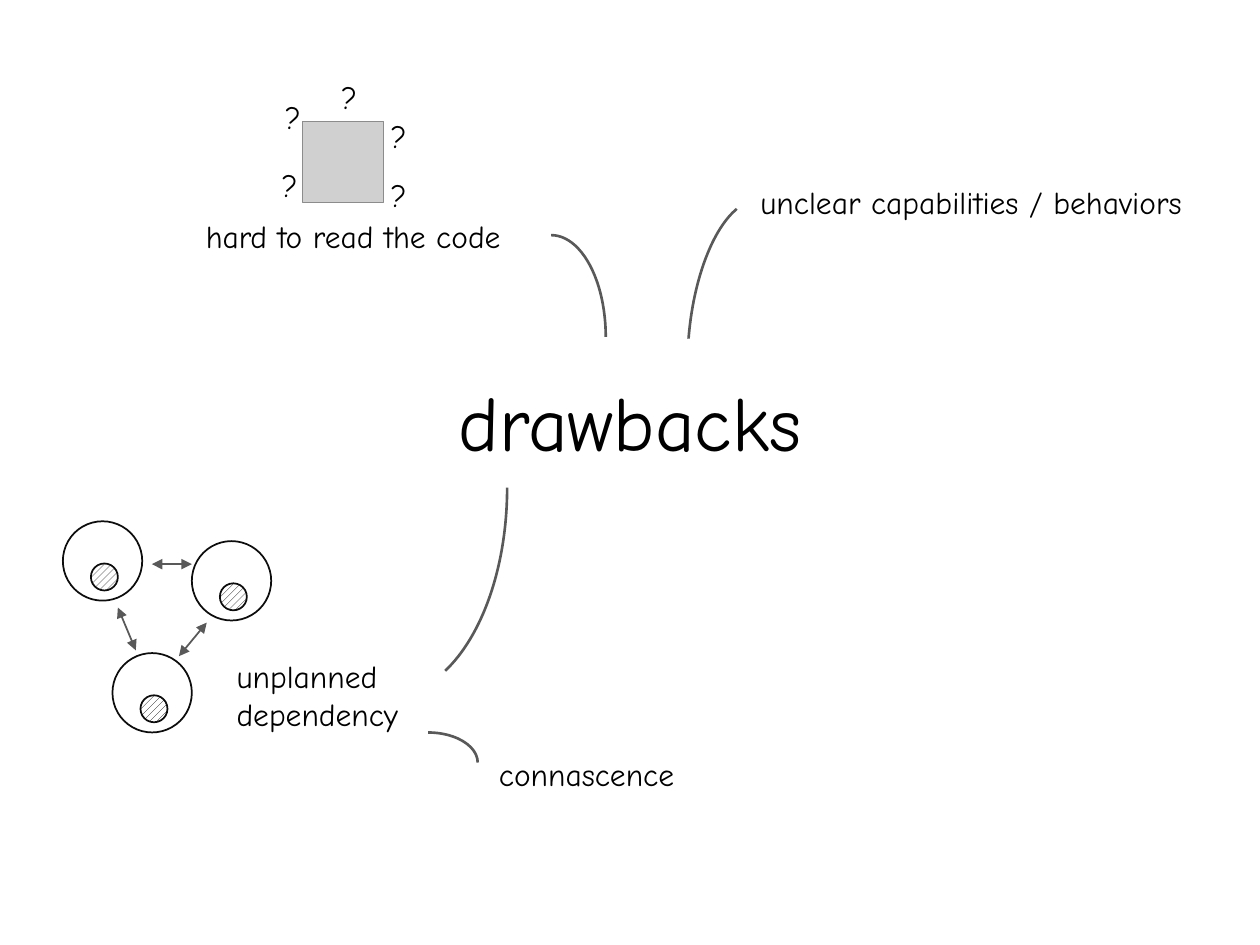
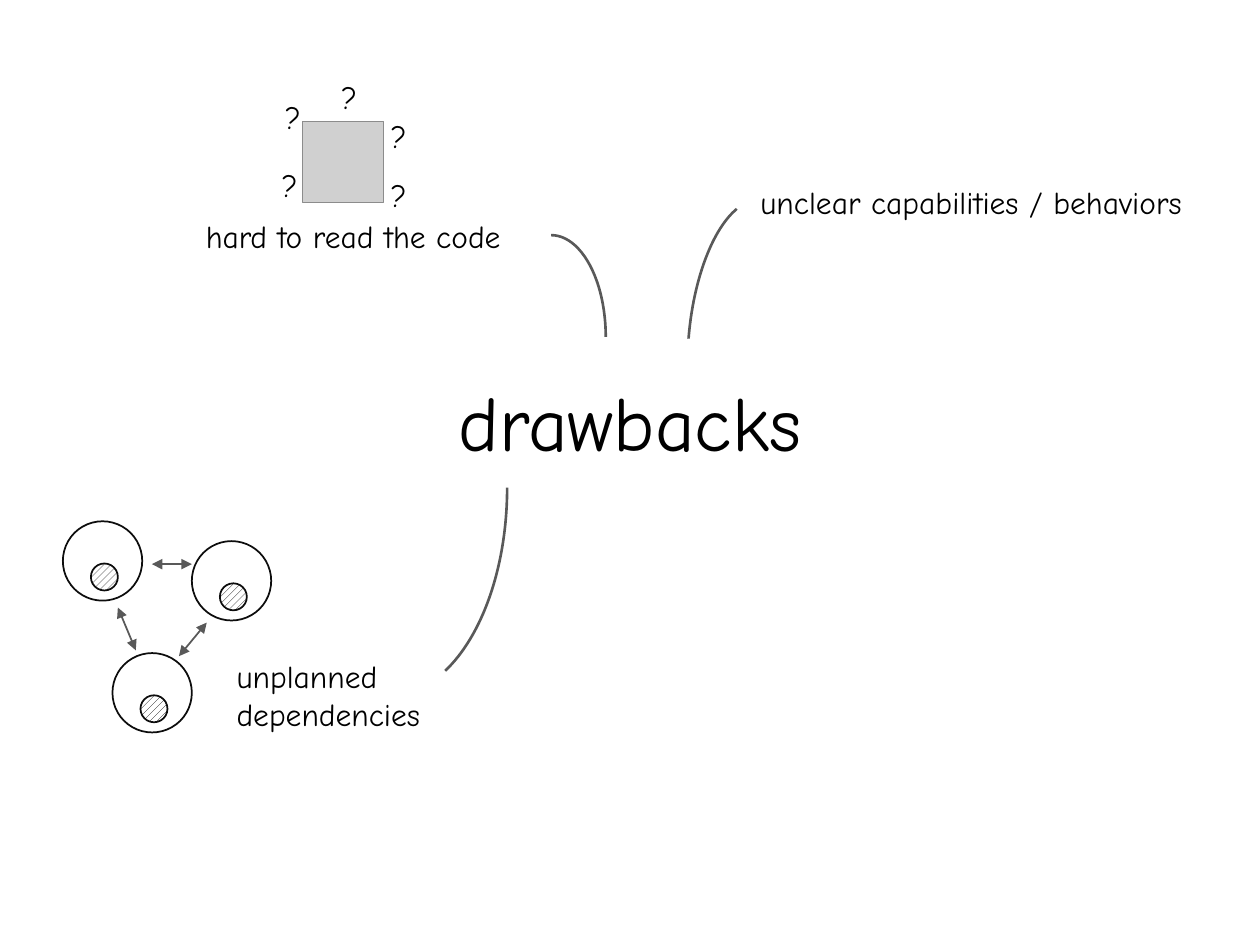
Before and after one commit to archive/talk-mixin-in-js, a slide deck: slide 19 of presentation/Mixins and mixes in JavaScript.pptx. Drawn at 1260x945 pixels with LibreOffice and Linux fonts; fonts in the diff are those of the drawing; grey boxes stand for pictures. Boxes give left, top, right and bottom in pixels: in the first picture for what was removed or moved away, otherwise in the second. Text is boxed around its words. In the diff, an @@ line names an element or a change of style, - is before the commit and + after.

```diff
--- a/presentation/Mixins and mixes in JavaScript.pptx
+++ b/presentation/Mixins and mixes in JavaScript.pptx
@@ text at <box>237,666,420,732</box>: text changed @@
-unplanned dependency
+unplanned dependencies
@@ arc (boxed as its full ellipse) removed at <box>378,732,478,793</box> @@
@@ text removed at <box>499,770,674,787</box> @@
-connascence
```
Also in this commit, not shown: 1 other slide changed, 2 other files.
